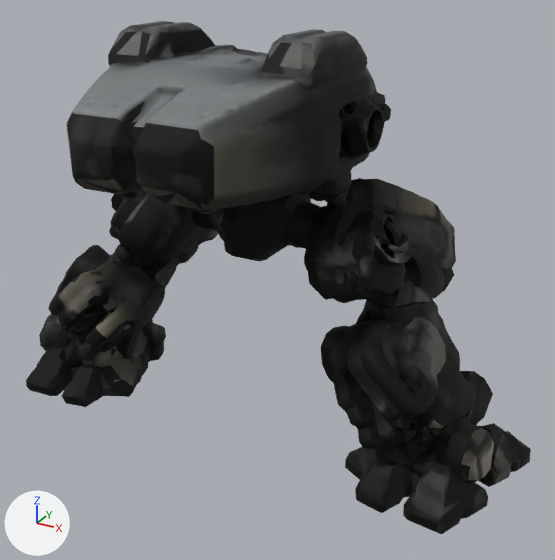
An edit to the glTF model assets/mechs/heavy_26cbe_v2.glb, drawn before and after from the same camera.
The view is the same before and after, from a camera (50 mm lens) standing at (3.98, -6.46, 5.03) and looking at (0.35, 0.14, 1.73). Lighting does not change. The marker at lower left points along +X, +Y and +Z. The first picture is the older version. Vertices at exactly the same position are counted once.

The scene before the commit, as lines of its bpy script (objects in view):
```python
ob_foot_l = bpy.data.objects.new('foot_l', me_foot_l_001)
ob_foot_l.location = (0.0, 0.0, 0.0)
ob_foot_r = bpy.data.objects.new('foot_r', me_foot_r_001)
ob_foot_r.location = (0.0, 0.0, 0.0)
ob_hull = bpy.data.objects.new('hull', me_hull_001)
ob_hull.location = (0.0, 0.0, 0.0)
ob_pelvis = bpy.data.objects.new('pelvis', me_pelvis_001)
ob_pelvis.location = (0.0, 0.0, 0.0)
ob_shin_l = bpy.data.objects.new('shin_l', me_shin_l_001)
ob_shin_l.location = (0.0, 0.0, 0.0)
ob_shin_r = bpy.data.objects.new('shin_r', me_shin_r_001)
ob_shin_r.location = (0.0, 0.0, 0.0)
ob_thigh_l = bpy.data.objects.new('thigh_l', me_thigh_l_001)
ob_thigh_l.location = (0.0, 0.0, 0.0)
ob_thigh_r = bpy.data.objects.new('thigh_r', me_thigh_r_001)
ob_thigh_r.location = (0.0, 0.0, 0.0)
```
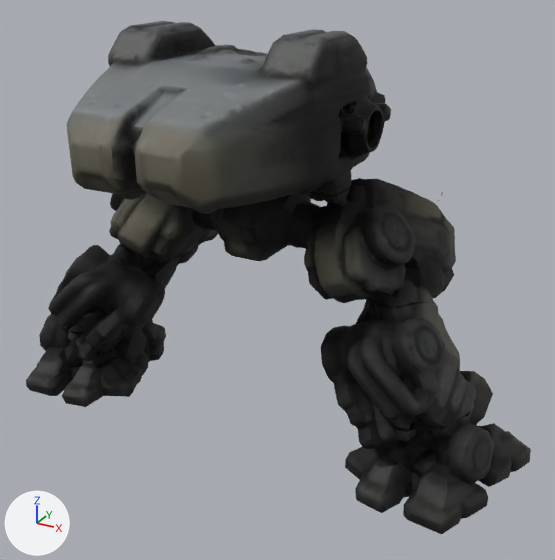
Where the change shows, as pixel boxes (x1, y1, x2, y2) in the pictures (555 x 560 px; the box of a moved part takes in the faces that stretch with it):
part 1 of me_foot_l_001, surface changed
    both: (26, 315, 144, 407)
part 2 of me_foot_r_001, surface changed
    both: (345, 371, 531, 529)
part 3 of me_hull_001, surface changed (black to grey)
    both: (66, 28, 391, 210)
part 4 of me_pelvis_001, surface changed
    both: (212, 216, 306, 260)
part 5 of me_shin_l_001, surface changed (darker)
    both: (49, 245, 161, 340)
part 6 of me_shin_r_001, surface changed
    both: (336, 301, 476, 428)
part 7 of me_thigh_l_001, moved or reshaped
    before: (111, 193, 178, 257)
    after: (110, 193, 178, 257)
part 8 of me_thigh_l_001, surface changed (black to grey)
    both: (109, 194, 219, 257)
part 9 of me_thigh_r_001, moved or reshaped
    before: (321, 191, 416, 307)
    after: (321, 191, 442, 307)
part 10 of me_thigh_r_001, surface changed
    both: (304, 222, 455, 306)

The change, as a diff of the scene's bpy script:
```diff
--- a/assets/mechs/heavy_26cbe_v2.glb.py
+++ b/assets/mechs/heavy_26cbe_v2.glb.py
@@ me_foot_l_001 @@
 me_foot_l_001.from_pydata(...)  # 1102 vertices, 2198 faces; spans x -3.11..-1.41, y -0.85..1.15, z -0.03..0.82
+# me_foot_l_001 part 1: texture (UV) coordinates of 2115 of 2198 faces, centred in x -3.1..-1.42, y -0.83..1.14, z -0.01..0.81, changed; they spanned u 0.0..0.99, v 0.0..0.99 and now span u 0.0..0.98, v 0.0..0.99
 me_foot_l_001.materials.append(mat_mech)
@@ me_foot_r_001 @@
 me_foot_r_001.from_pydata(...)  # 1100 vertices, 2199 faces; spans x 1.41..3.1, y -0.85..1.16, z -0.03..0.82
+# me_foot_r_001 part 2: texture (UV) coordinates of 1992 of 2199 faces, centred in x 1.43..3.09, y -0.83..1.14, z -0.02..0.79, changed; they spanned u 0.0..0.99, v 0.0..0.98 and now span u 0.0..0.97, v 0.0..0.99
 me_foot_r_001.materials.append(mat_mech)
@@ me_hull_001 @@
 me_hull_001.from_pydata(...)  # 4480 vertices, 9000 faces; spans x -1.3..1.3, y -1.79..2.07, z 2.78..4.3
+# me_hull_001 part 3: texture (UV) coordinates of 4216 of 9000 faces, centred in x -1.3..1.29, y -1.79..2.06, z 2.79..4.25, changed; they spanned u 0.0..1.0, v 0.0..0.99 and now span u 0.0..0.99, v 0.0..1.0
 me_hull_001.materials.append(mat_mech)
@@ me_pelvis_001 @@
 me_pelvis_001.from_pydata(...)  # 606 vertices, 1200 faces; spans x -0.78..0.78, y -0.23..1.57, z 1.87..2.83
+# me_pelvis_001 part 4: texture (UV) coordinates of 1186 of 1200 faces, centred in x -0.77..0.77, y -0.22..1.55, z 1.88..2.82, changed; they spanned u 0.0..0.98, v 0.02..0.96 and now span u 0.0..0.98, v 0.0..0.98
 me_pelvis_001.materials.append(mat_mech)
@@ me_shin_l_001 @@
 me_shin_l_001.from_pydata(...)  # 1500 vertices, 2999 faces; spans x -2.56..-0.99, y -0.73..1.39, z 0.76..1.8
+# me_shin_l_001 part 5: texture (UV) coordinates of 2960 of 2999 faces, centred in x -2.55..-1.0, y -0.73..1.38, z 0.77..1.78, changed; they spanned u 0.0..0.99, v 0.0..0.99 and now span u 0.0..0.99, v 0.0..0.98
 me_shin_l_001.materials.append(mat_mech)
@@ me_shin_r_001 @@
 me_shin_r_001.from_pydata(...)  # 1498 vertices, 2997 faces; spans x 0.98..2.56, y -0.73..1.39, z 0.75..1.8
+# me_shin_r_001 part 6: texture (UV) coordinates of 2955 of 2997 faces, centred in x 0.98..2.55, y -0.73..1.38, z 0.77..1.78, changed; they spanned u 0.0..1.0, v 0.0..0.99 and now span u 0.0..0.99, v 0.0..0.99
 me_shin_r_001.materials.append(mat_mech)
@@ me_thigh_l_001 @@
-me_thigh_l_001.from_pydata(...)  # 1486 vertices, 2998 faces; spans x -1.93..-0.74, y -0.35..1.87, z 1.4..2.82
+me_thigh_l_001.from_pydata(...)  # 1486 vertices, 3000 faces; spans x -1.93..-0.74, y -0.35..1.87, z 1.4..2.82
+# me_thigh_l_001 part 7: 13 vertices moved from x -1.63..-1.38, y -0.13..0.49, z 2.31..2.67 to x -1.69..-1.39, y -0.03..0.49, z 2.26..2.67; 126 vertices removed from x -1.92..-0.74, y -0.3..1.57, z 1.46..2.82; 131 vertices added at x -1.92..-0.74, y -0.31..1.58, z 1.46..2.82
+# me_thigh_l_001 part 8: 2545 kept faces spanning x -1.93..-0.74, y -0.35..1.87, z 1.4..2.82 get new texture (UV) coordinates
+# other edits to the shape of me_thigh_l_001 do not show in these pictures
 me_thigh_l_001.materials.append(mat_mech)
@@ me_thigh_r_001 @@
-me_thigh_r_001.from_pydata(...)  # 1484 vertices, 2999 faces; spans x 0.73..1.92, y -0.35..1.87, z 1.4..2.82
+me_thigh_r_001.from_pydata(...)  # 1494 vertices, 2996 faces; spans x 0.73..1.92, y -0.35..1.87, z 1.4..2.82
+# me_thigh_r_001 part 9: 31 vertices moved from x 1.31..1.78, y -0.12..0.58, z 1.75..2.66 to x 1.33..1.78, y -0.07..0.57, z 1.75..2.62; 116 vertices removed from x 1.04..1.78, y -0.26..0.63, z 1.74..2.71; 115 vertices added at x 1.03..1.92, y -0.27..0.72, z 1.72..2.79
+# me_thigh_r_001 part 10: 2441 kept faces spanning x 0.73..1.92, y -0.35..1.87, z 1.4..2.82 get new texture (UV) coordinates
+# other edits to the shape of me_thigh_r_001 do not show in these pictures
 me_thigh_r_001.materials.append(mat_mech)
```
